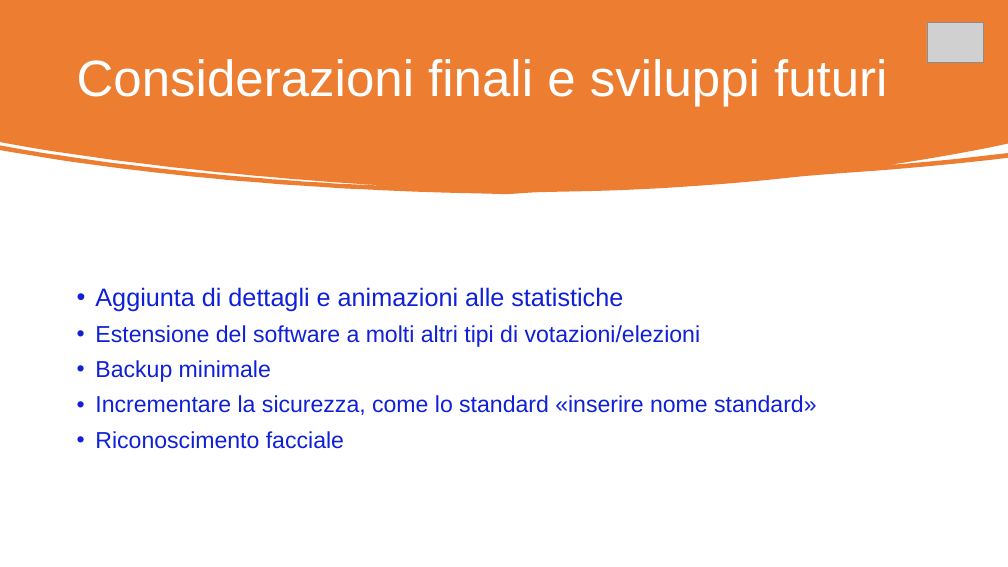
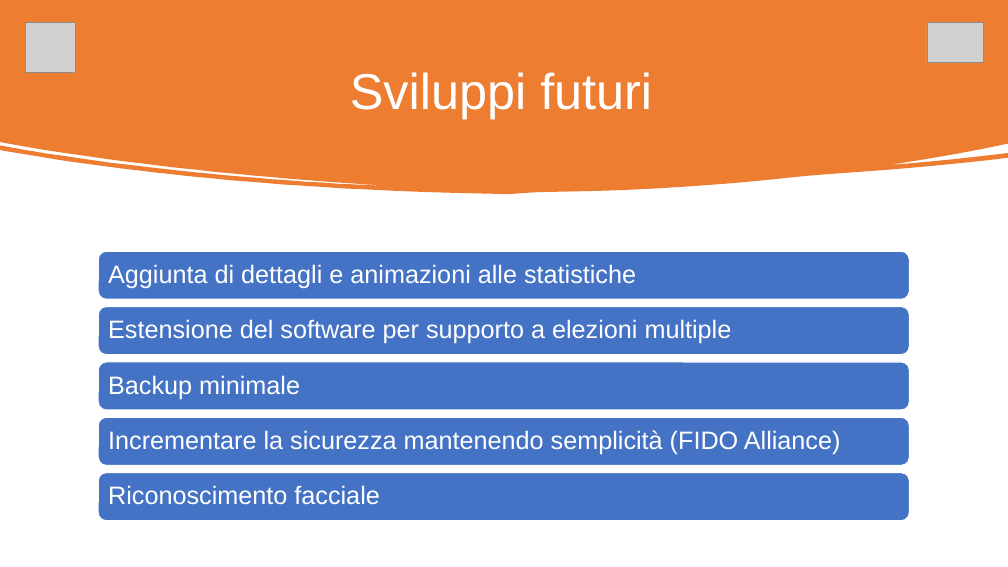
Before and after one commit to RiccardoBarbieri/iovoto, a slide deck: slide 12 of ioVoto.pptx (slide 11 before the commit). Drawn at 1008x567 pixels with LibreOffice and Linux fonts; fonts in the diff are those of the drawing; grey boxes stand for pictures. Boxes give left, top, right and bottom in pixels: in the first picture for what was removed or moved away, otherwise in the second. Text is boxed around its words. In the diff, an @@ line names an element or a change of style, - is before the commit and + after.

```diff
--- a/ioVoto.pptx
+++ b/ioVoto.pptx
@@ picture added at box(25, 23, 76, 73) @@
@@ title at box(350, 72, 652, 119): text changed; size 48.6 to 48 pt @@
-Considerazioni finali e sviluppi futuri
+Sviluppi futuri
@@ text removed at box(95, 287, 817, 449) @@
-• Aggiunta di dettagli e animazioni alle statistiche
-• Estensione del software a molti altri tipi di votazioni/elezioni
-• Backup minimale
-• Incrementare la sicurezza, come lo standard «inserire nome standard»
-• Riconoscimento facciale
@@ group added at box(98, 251, 910, 520): 5 rounded rectangles, 5 texts @@
+Aggiunta di dettagli e animazioni alle statistiche
+Estensione del software per supporto a elezioni multiple
+Backup minimale
+Incrementare la sicurezza mantenendo semplicità (FIDO Alliance)
+Riconoscimento facciale
```
Also in this commit, not shown: 9 other slides changed, 2 slides added, 1 slide removed.
